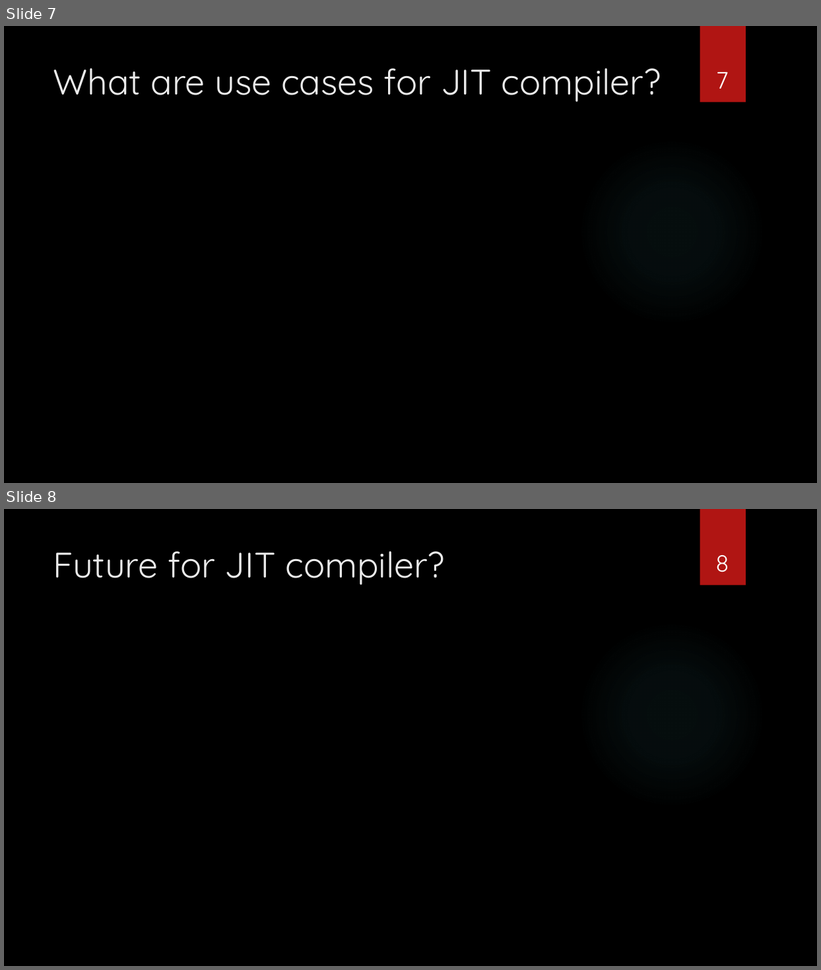
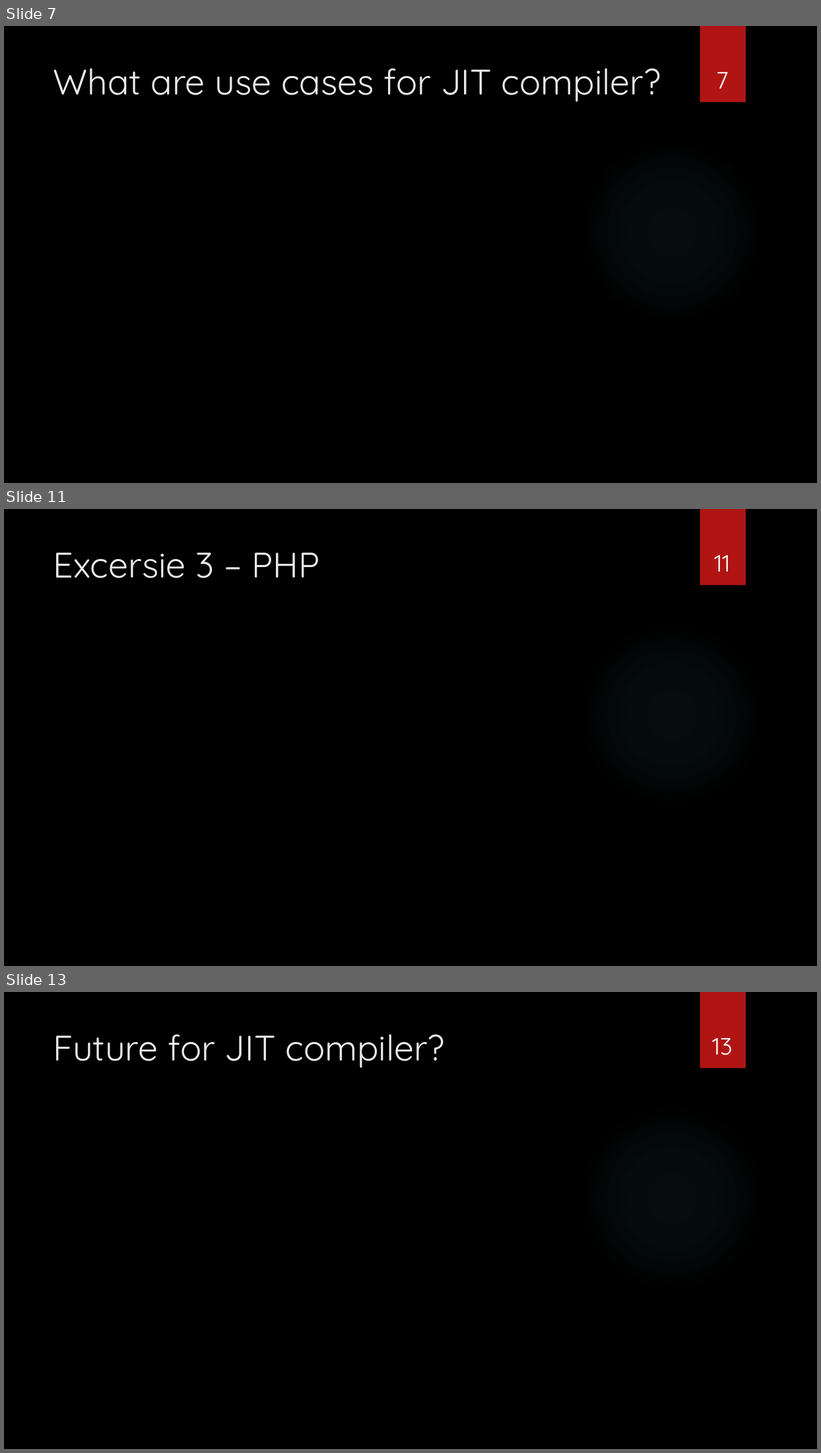
Before and after one commit to sebivenlo/esd-2024-jit-compiler, a slide deck: documents/presentation/presentation jit compiler.pptx. Shown one above the other, each under a label of ours: slides 7 and 8 before the commit, slides 7, 11 and 13 after it; the slides between them are not shown. The pictures are 821x970 and 821x1453 pixels, drawn with LibreOffice and Linux fonts; fonts in the diff are those of the drawing; background and template pictures are left out. Boxes give left, top, right and bottom in pixels: in the first picture for what was removed or moved away, otherwise in the second. Text is boxed around its words. In the diff, an @@ line names an element or a change of style, - is before the commit and + after.

```diff
--- a/documents/presentation/presentation jit compiler.pptx
+++ b/documents/presentation/presentation jit compiler.pptx
@@ slide 11 added at bbox=[4, 509, 817, 966], background picture (left out); not listed: 2 template elements that a slide beside it also shows @@
@@ title added at bbox=[54, 553, 320, 578], 42 pt, text #EBEBEB @@
+Excersie 3 – PHP
@@ page number added at bbox=[714, 555, 730, 572], 28 pt, text #FFFFFF @@
+11
@@ what was slide 8 is now slide 13 @@
@@ page number at bbox=[712, 1038, 733, 1055]: text changed @@
-8
+13
```
Also in this commit, not shown: 3 slides changed, 5 other slides added.
